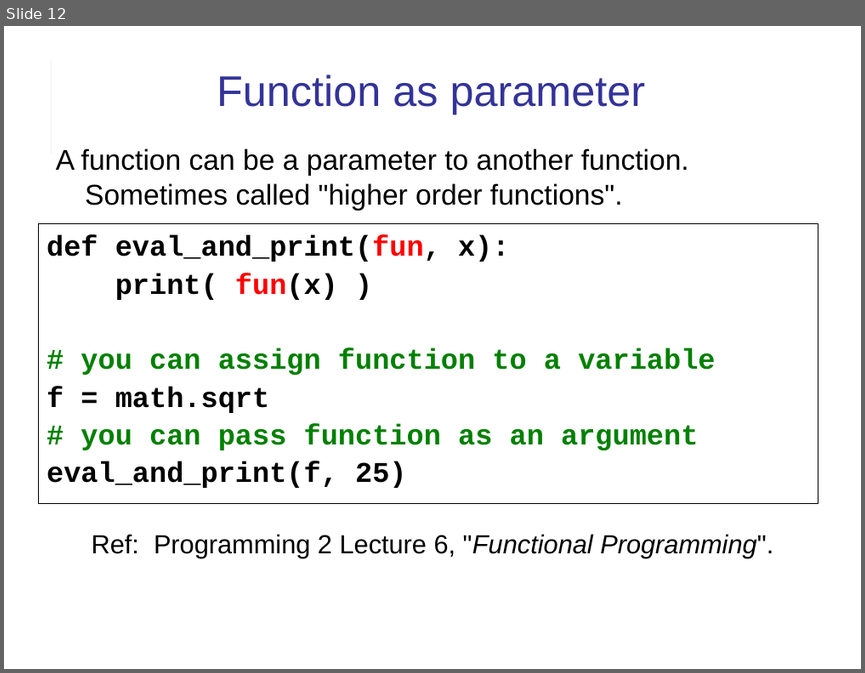
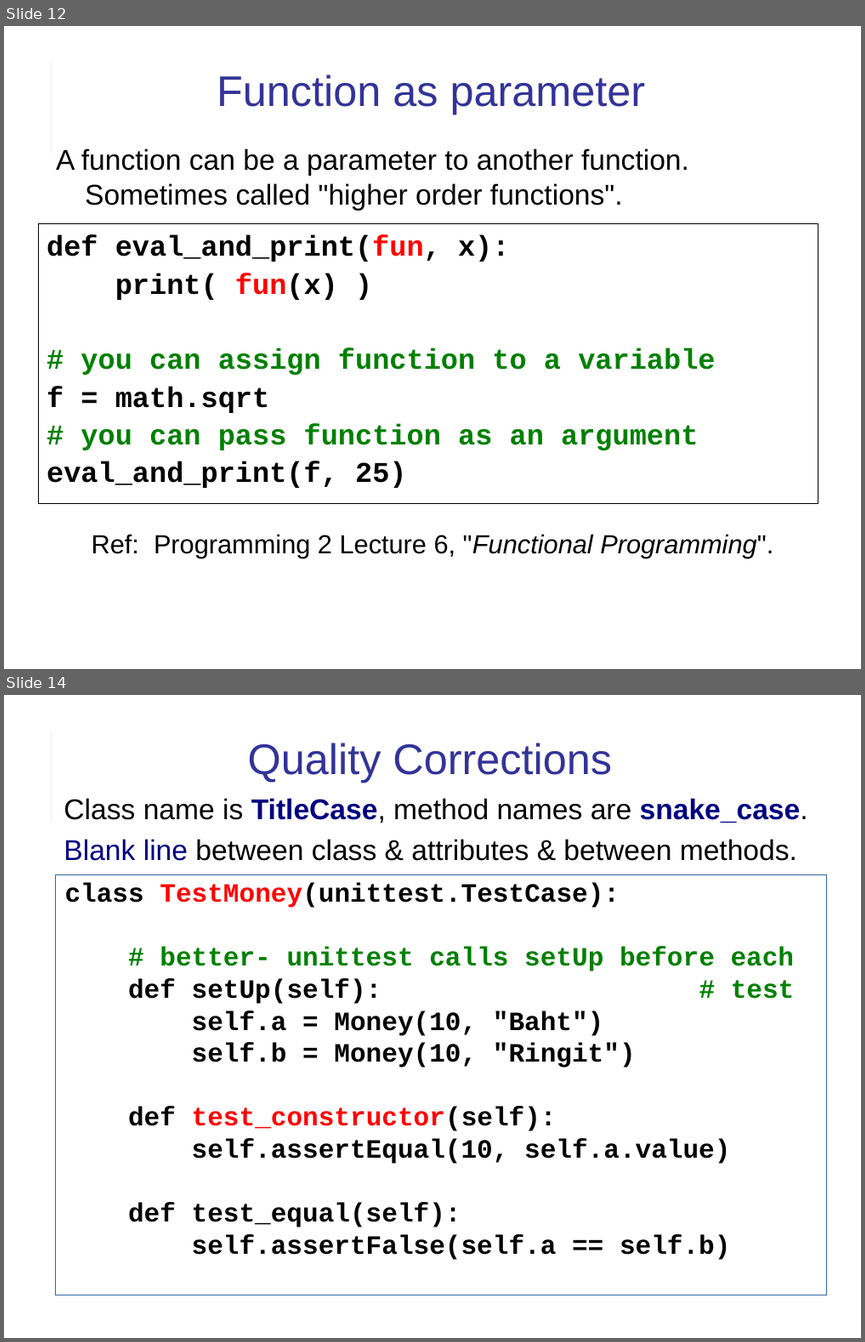
Before and after one commit to cpske/ISP, a slide deck: assignment/feedback/Quiz1-feedback.ppt. Shown one above the other, each under a label of ours: slide 12 before the commit, slides 12 and 14 after it; the slides between them are not shown. The pictures are 865x673 and 865x1342 pixels, drawn with LibreOffice and Linux fonts; fonts in the diff are those of the drawing. Boxes give left, top, right and bottom in pixels: in the first picture for what was removed or moved away, otherwise in the second. Text is boxed around its words. In the diff, an @@ line names an element or a change of style, - is before the commit and + after.

```diff
--- a/assignment/feedback/Quiz1-feedback.ppt
+++ b/assignment/feedback/Quiz1-feedback.ppt
@@ slide 14 added at (4,695,861,1338), background #FFFFFF; not listed: 2 template elements that a slide beside it also shows @@
@@ title added at (248,743,612,783), 36 pt, text #333399 @@
+Quality Corrections
@@ text added at (64,798,808,861), 24 pt, text #000000 @@
+Class name is TitleCase, method names are snake_case.
+Blank line between class & attributes & between methods.
@@ text added at (55,875,827,1295), outline #3465A4 0.74 pt, 22.2 pt, text #000000, bold @@
+class TestMoney(unittest.TestCase):
+# better- unittest calls setUp before each
+def setUp(self): # test
+self.a = Money(10, "Baht")
+self.b = Money(10, "Ringit")
+def test_constructor(self):
+self.assertEqual(10, self.a.value)
+def test_equal(self):
+self.assertFalse(self.a == self.b)
```
Also in this commit, not shown: 5 slides changed, 1 other file.
